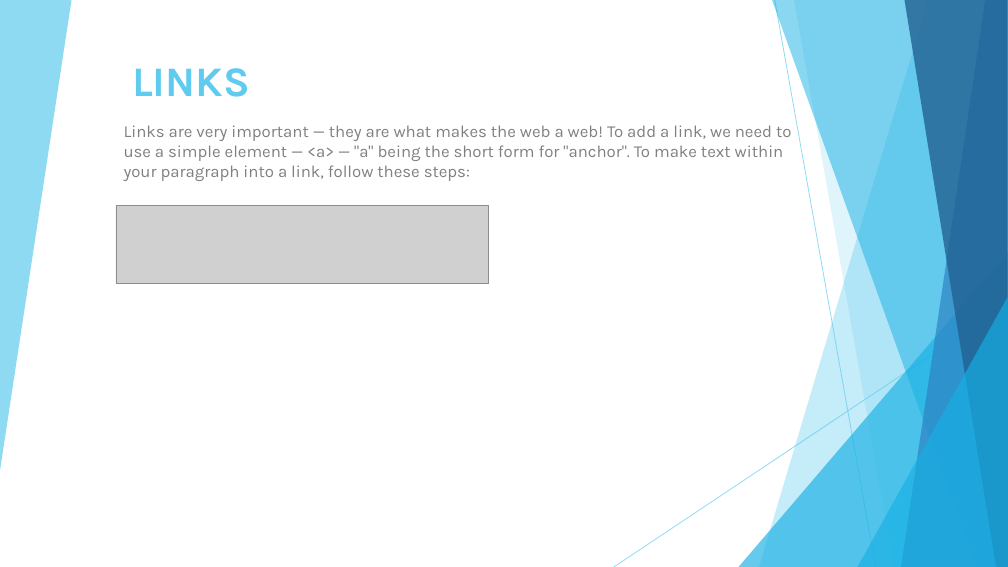
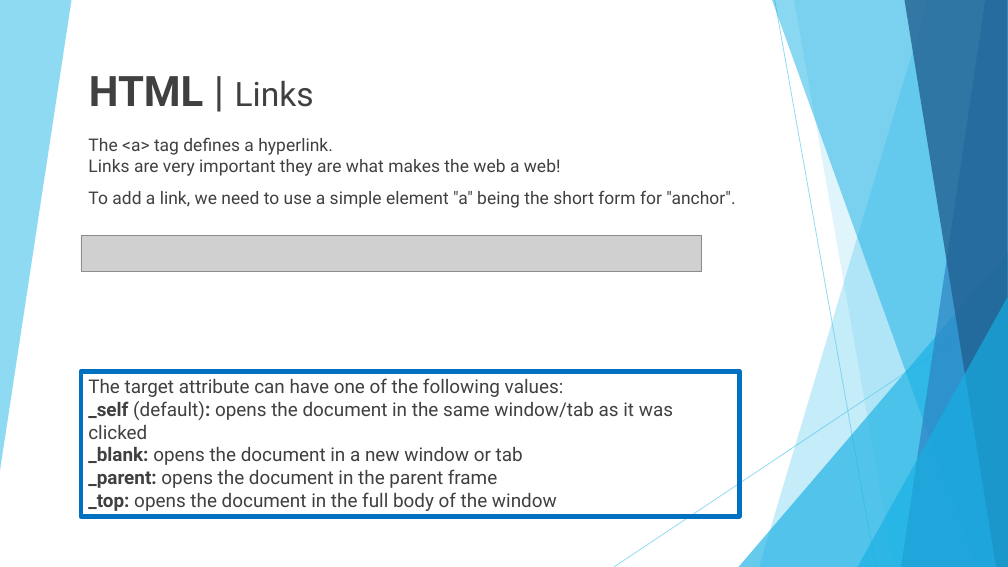
Before and after one commit to 01Primo/slides, a slide deck: slide 17 of 03_HTML.pptx (slide 12 before the commit). Drawn at 1008x567 pixels with LibreOffice and Linux fonts; fonts in the diff are those of the drawing; grey boxes stand for pictures. Boxes give left, top, right and bottom in pixels: in the first picture for what was removed or moved away, otherwise in the second. Text is boxed around its words. In the diff, an @@ line names an element or a change of style, - is before the commit and + after.

```diff
--- a/03_HTML.pptx
+++ b/03_HTML.pptx
@@ text at <box>89,76,314,107</box>: text changed; font Karla to Roboto; text colour #5FCBEF to #404040; bold off @@
-LINKS
+HTML | Links
@@ subtitle at <box>88,137,735,208</box>: text changed; size 16 to 16.6 pt; font Karla to Roboto; text colour #808080 to #404040 @@
-Links are very important — they are what makes the web a web! To add a link, we need to use a simple element — <a> — "a" being the short form for "anchor". To make text within your paragraph into a link, follow these steps:
+The <a> tag defines a hyperlink.
+Links are very important they are what makes the web a web!
+To add a link, we need to use a simple element "a" being the short form for "anchor".
@@ picture removed at <box>116,206,488,284</box> @@
@@ picture added at <box>81,235,702,271</box> @@
@@ rectangle added at <box>81,371,740,516</box>, outline #0070C0 4.5 pt, 18 pt, text #404040 @@
+The target attribute can have one of the following values:
+_self (default): opens the document in the same window/tab as it was clicked
+_blank: opens the document in a new window or tab
+_parent: opens the document in the parent frame
+_top: opens the document in the full body of the window
```
Also in this commit, not shown: 6 other slides changed, 28 slides added, 8 slides removed, 5 other files.
